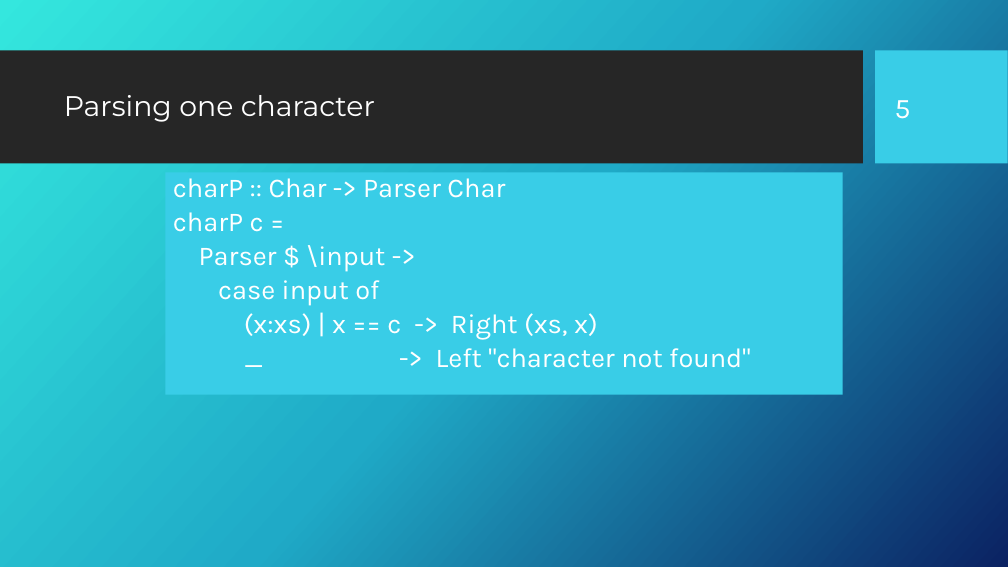
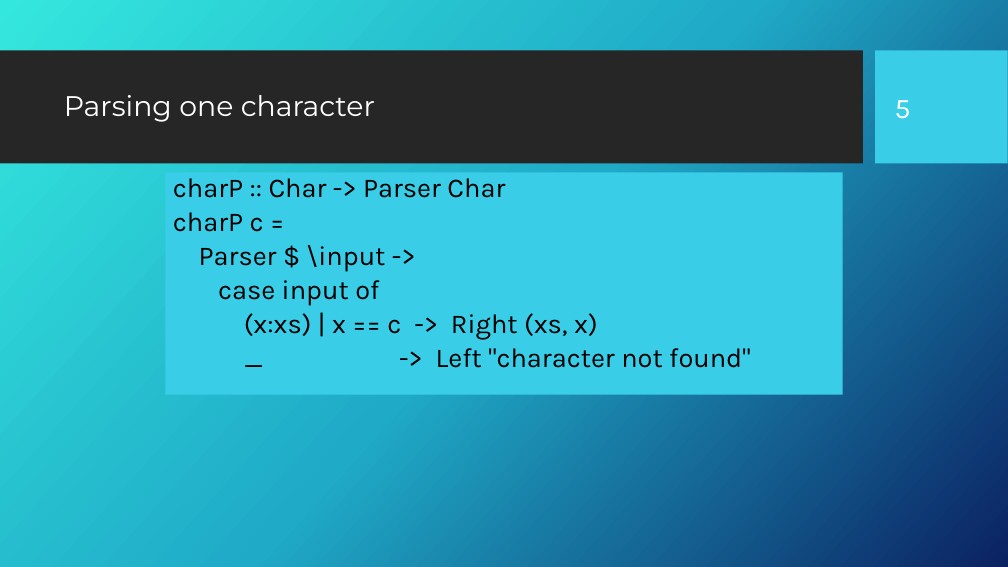
Before and after one commit to Fun-Prog-26/fun-prog-26, a slide deck: slide 6 of topic13-parsing/unit-13a-lectures/talk-1/a-parsers.pptx. Drawn at 1008x567 pixels with LibreOffice and Linux fonts; fonts in the diff are those of the drawing; background and template pictures are left out. Boxes give left, top, right and bottom in pixels: in the first picture for what was removed or moved away, otherwise in the second. Text is boxed around its words. In the diff, an @@ line names an element or a change of style, - is before the commit and + after.

```diff
--- a/topic13-parsing/unit-13a-lectures/talk-1/a-parsers.pptx
+++ b/topic13-parsing/unit-13a-lectures/talk-1/a-parsers.pptx
@@ text "charP :: Char -> Parser ..." at bbox=[166, 172, 843, 395]: text colour #FFFFFF to #000000 @@
```
Also in this commit, not shown: 1 other slide changed, 4 other files.
